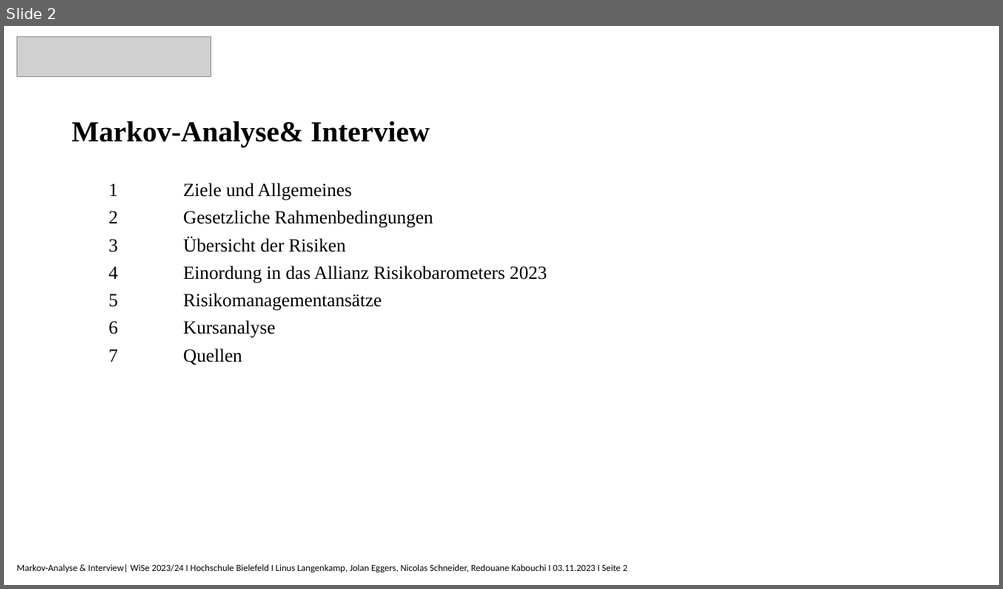
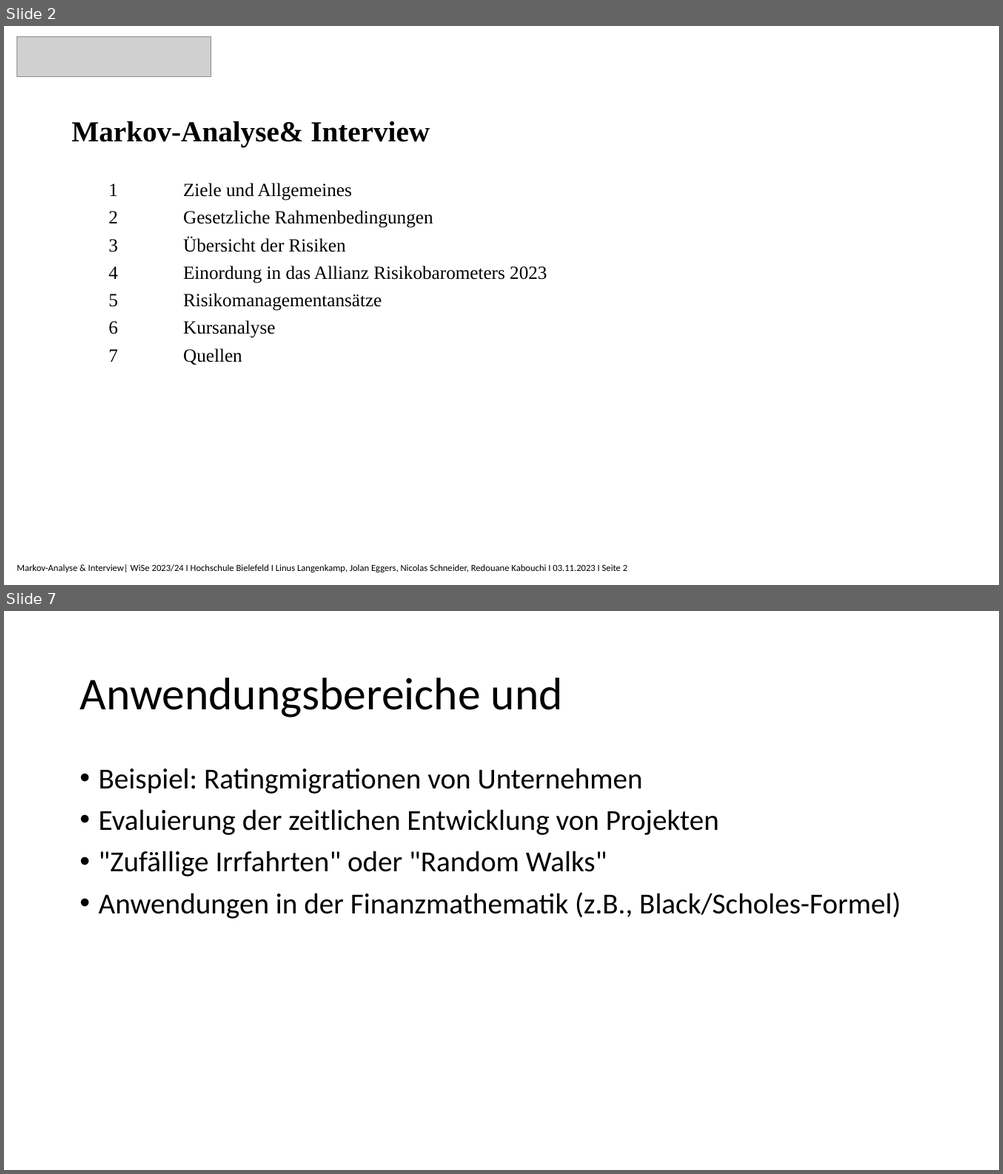
Before and after one commit to Nicolas2912/Risikomanagment_Rheinmetall, a slide deck: 2.Vortrag/Markov-Analyse_Präsentation.pptx. Shown one above the other, each under a label of ours: slide 2 before the commit, slides 2 and 7 after it; the slides between them are not shown. The pictures are 1003x589 and 1003x1174 pixels, drawn with LibreOffice and Linux fonts; fonts in the diff are those of the drawing; grey boxes stand for pictures. Boxes give left, top, right and bottom in pixels: in the first picture for what was removed or moved away, otherwise in the second. Text is boxed around its words. In the diff, an @@ line names an element or a change of style, - is before the commit and + after.

```diff
--- a/2.Vortrag/Markov-Analyse_Präsentation.pptx
+++ b/2.Vortrag/Markov-Analyse_Präsentation.pptx
@@ slide 7 added at (4, 611, 999, 1170), background #FFFFFF @@
@@ title added at (79, 678, 563, 718), 44 pt, text #000000 @@
+Anwendungsbereiche und
@@ text added at (99, 768, 900, 919), 28 pt, text #000000 @@
+• Beispiel: Ratingmigrationen von Unternehmen
+• Evaluierung der zeitlichen Entwicklung von Projekten
+• "Zufällige Irrfahrten" oder "Random Walks"
+• Anwendungen in der Finanzmathematik (z.B., Black/Scholes-Formel)
```
Also in this commit, not shown: 4 other slides added.
